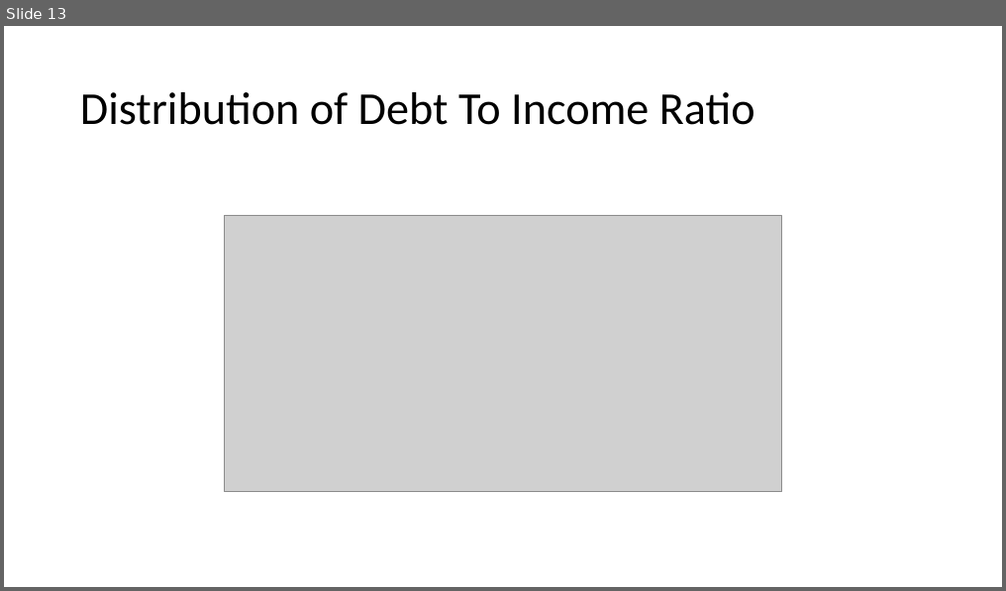
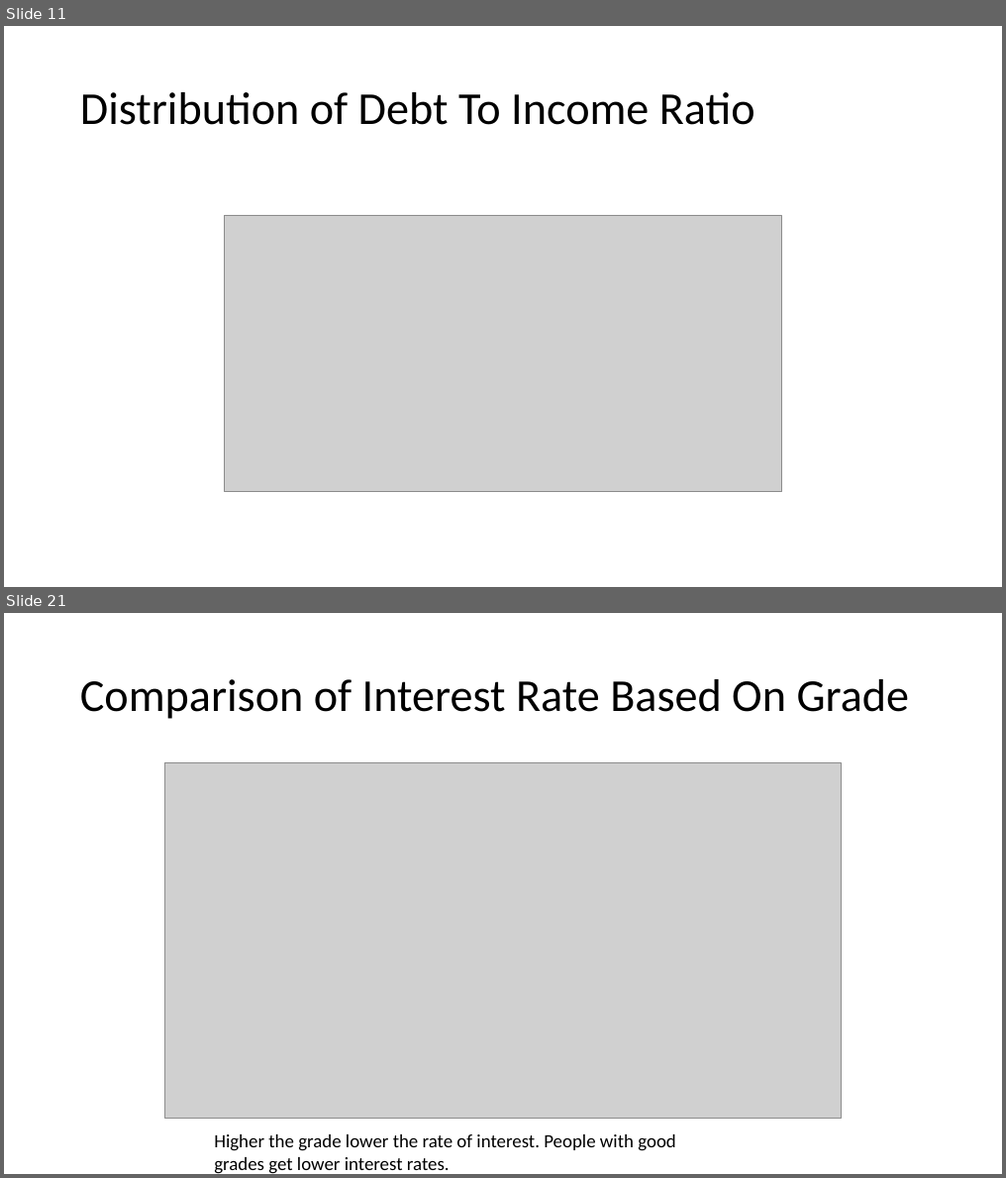
Before and after one commit to vjereme/Lending_Club_CaseStudy, a slide deck: Lending_Club_CaseStudy_Syed_Jereme.pptx. Shown one above the other, each under a label of ours: slide 13 before the commit, slides 11 and 21 after it; the slides between them are not shown. The pictures are 1006x591 and 1006x1178 pixels, drawn with LibreOffice and Linux fonts; fonts in the diff are those of the drawing; grey boxes stand for pictures. Boxes give left, top, right and bottom in pixels: in the first picture for what was removed or moved away, otherwise in the second. Text is boxed around its words. In the diff, an @@ line names an element or a change of style, - is before the commit and + after.

```diff
--- a/Lending_Club_CaseStudy_Syed_Jereme.pptx
+++ b/Lending_Club_CaseStudy_Syed_Jereme.pptx
@@ slide 21 added at [4, 613, 1002, 1174], background #FFFFFF @@
@@ title added at [80, 679, 910, 719], 44 pt, text #000000 @@
+Comparison of Interest Rate Based On Grade
@@ picture added at [165, 762, 841, 1119] @@
@@ text added at [214, 1135, 676, 1174], 18 pt, text #000000 @@
+Higher the grade lower the rate of interest. People with good grades get lower interest rates.
@@ what was slide 13 is now slide 11 @@
```
Also in this commit, not shown: 9 slides changed, 9 other slides added, 3 slides removed.
